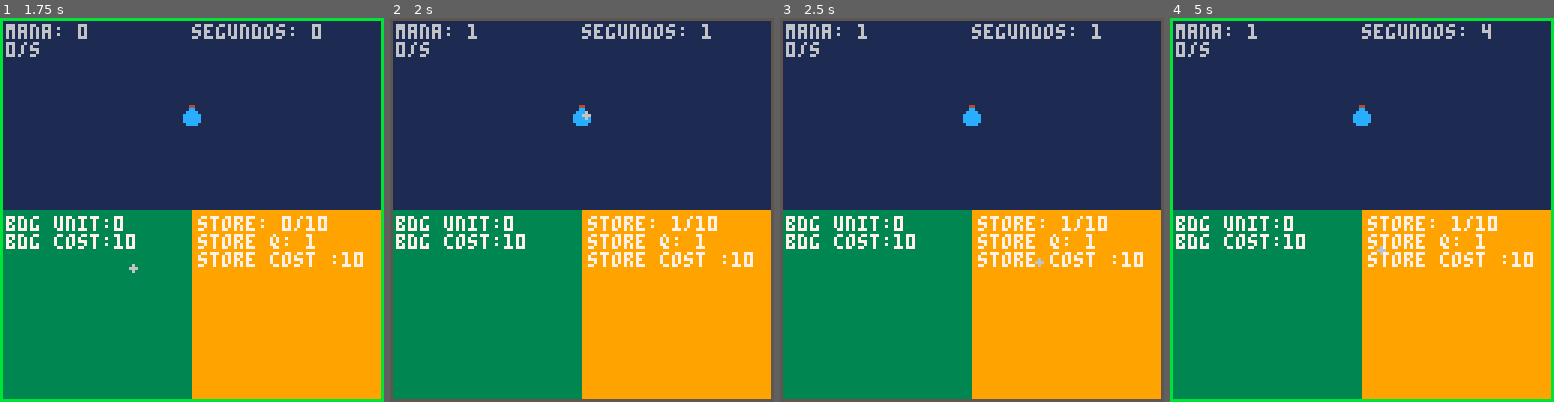
Above: before the commit, frames 1-4 (left to right).
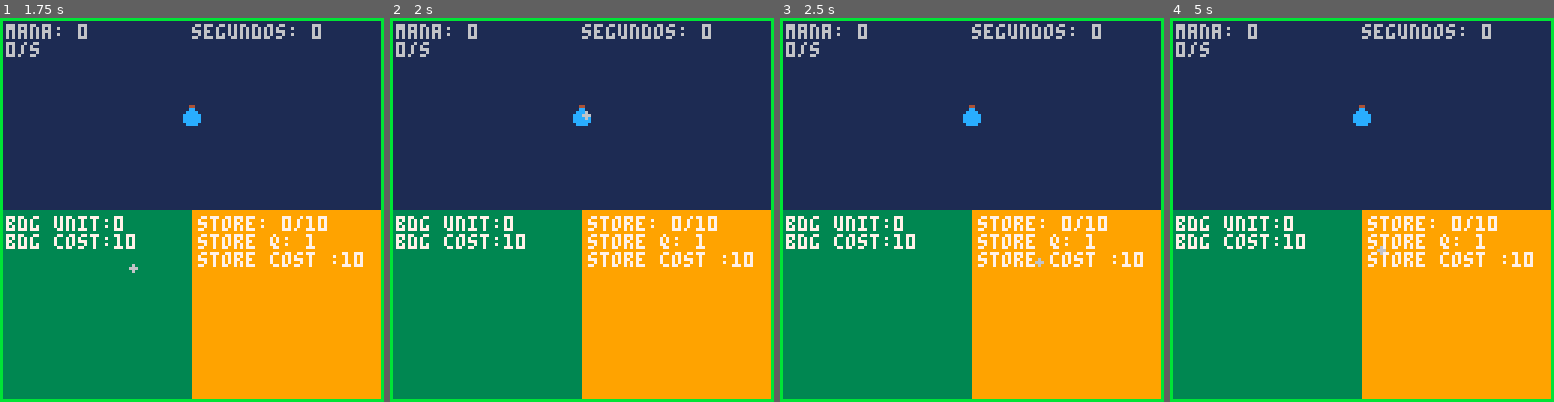
Above: after the commit, the same moments.

Repository: FabianBeltran96/pico-8
Game: PICO-8 cartridge demo/demo.p8
Two runs of this game, one before a commit and one after it. Both use one fixed random seed, a clock stepped at 60 frames per second and the inputs below.
Inputs (mouse positions are in pixels of both pictures, inside the frame that each line leads up to):
- Up to frame 1 (1.75 s): click (69, 121) at 0.67 s; click (130, 267) at 1.22 s
- Up to frame 2 (2 s): click (585, 114) at 1.77 s
- Up to frame 3 (2.5 s): click (1037, 259) at 2.32 s
- Up to frame 4 (5 s): click (1492, 106) at 2.87 s; click (1254, 256) at 3.42 s; click (1315, 102) at 3.97 s; click (1381, 248) at 4.52 s

Frame 1 is identical in both runs. In frame 2, 3.3% of the frame differs, in the area x 0-100%, y 0-100%; in frame 3, 3.3%; in frame 4, 0.2%.

Commit message:
adding .gitignore file

Diff:
--- a/demo/action.lua
+++ b/demo/action.lua
@@ -1,23 +1,25 @@
 function action_init()
-	action_state="enable" -- enable or disable
-	action_time=30
-	action_clock=0
+	action = {
+		state = "enable", -- enable or disable
+		time = 30,
+		clock = 0
+	}
 end
 
 function action_update()
-	if(action_state=="disable")then
-		action_clock+=1
+	if (action.state == "disable") then
+		action.clock += 1
 	end
-	if(action_clock==30)then
-		action_clock=0
-		action_state="enable"
+	if (action.clock == 30) then
+		action.clock = 0
+		action.state = "enable"
 	end
 end
 
 function action_draw()
- if action_state=="enable" then
-		rect(0,0,127,127,11)
+	if action.state == "enable" then
+		rect(0, 0, 127, 127, 11)
 	else
-		rect(0,0,127,127,5)
+		rect(0, 0, 127, 127, 5)
 	end
 end
--- a/demo/building.lua
+++ b/demo/building.lua
@@ -1,53 +1,47 @@
 function building_init()
-
-	building={
-		quantity=0,
-		flag=false,
-		time=0,
-		cost=10	,
+	building = {
+		quantity = 0,
+		flag = false,
+		time = 0,
+		cost = 10
 	}
-
-	building.time=0
-	building.cost=10
 end
 
 function building_update()
+	if stat(34) == 1 and not building.flag then
+		if ((stat(32) >= 0) and (stat(32) <= 64)) then
+			if ((stat(33) >= 64) and (stat(33) <= 128)) then
+				if (mana.quantity >= building.cost) then
+					mana.quantity -= building.cost
+					building.quantity += 1
+					building.flag = true
+					building.cost += 1
+				end
+			end
+		end
+	end
 
-	if stat(34)==1 and not building.flag then
-		if ((stat(32)>=0) and (stat(32)<=64)) then
-			if ((stat(33)>=64) and (stat(33)<=128)) then
-				if(mana.quantity >= building.cost) then
-					mana.quantity-=building.cost
-					building.quantity+=1
-					building.flag=true
-					building.cost+=1
-		 	end
-		 end
-		end
- end
-
-	if stat(34)==0 then
-		building.flag=false
+	if stat(34) == 0 then
+		building.flag = false
 	end
 
 	if (mana.quantity >= store_t) then
-		mana.quantity=store_t
+		mana.quantity = store_t
 		return
 	end
 
-	if (building.quantity > 0 and building.time==0) then
-		mana.quantity+=1*building.quantity
+	if (building.quantity > 0 and building.time == 0) then
+		mana.quantity += 1 * building.quantity
 	end
 
 	if (building.time == 30) then
-		building.time=0
+		building.time = 0
 	else
-		building.time+=1
+		building.time += 1
 	end
-
 end
 
 function building_draw()
-	print("bdg unit:"..building.quantity,2,66,7)
-	print("bdg cost:"..building.cost)
+	print("bdg unit:" .. building.quantity, 2, 66, 7)
+	print("bdg cost:" .. building.cost)
 end
--- a/demo/main.lua
+++ b/demo/main.lua
@@ -1,46 +1,45 @@
 function _init()
-	poke(0x5f2d,1)
+	poke(0x5f2d, 1)
 	action_init()
 	mana_init()
 	building_init()
 	store_init()
 
-
-	clock= 0
+	clock = 0
 	secs = 0
- start_flag=false
+	start_flag = false
 end
 
 function _update()
- mana_update()
- building_update()
- store_update()
- action_update()
+	mana_update()
+	building_update()
+	store_update()
+	action_update()
 
- if(start_flag)then
-		if(clock>=30)then
-			secs+=1
-			clock=0
+	if start_flag then
+		if (clock >= 30) then
+			secs += 1
+			clock = 0
 		end
 	end
 
-	clock+=1
+	clock += 1
 
-	if(mana.quantity>=100)then
-		start_flag=false
+	if (mana.quantity >= 100) then
+		start_flag = false
 	end
 end
 
 function _draw()
 	cls()
 	map()
-	print("segundos: "..secs,64,2)
+	print("segundos: " .. secs, 64, 2)
 
 	mana_draw()
 	building_draw()
 	store_draw()
 	action_draw()
 	printh("test", "log")
---	print(stat(32).."/"..stat(33),stat(32),stat(33))
-	circfill(stat(32),stat(33),1,6)
+	--	print(stat(32).."/"..stat(33),stat(32),stat(33))
+	circfill(stat(32), stat(33), 1, 6)
 end
--- a/demo/mana.lua
+++ b/demo/mana.lua
@@ -1,49 +1,44 @@
 --mana
 function mana_init()
-
-	mana={
-		quantity=0,
-		flag=false,
-		mana_pressed=false,
+	mana = {
+		quantity = 0,
+		flag = false,
+		mana_pressed = false
 	}
-
 end
 
 function mana_update()
-
-	if(storage.isFull) then
-	 return
+	if storage.isFull then
+		return
 	end
 
-	if action_state=="enable" then
-		if stat(34)==1 and not mana.flag then
-			if ((stat(32)>=61) and (stat(32)<=67)) then
-				if ((stat(33)>=29) and (stat(33)<=36)) then
-					mana.quantity+=1
-					mana.flag=true
-					start_flag=true
-					action_state="disable"
+	if action_state == "enable" then
+		if stat(34) == 1 and not mana.flag then
+			if ((stat(32) >= 61) and (stat(32) <= 67)) then
+				if ((stat(33) >= 29) and (stat(33) <= 36)) then
+					mana.quantity += 1
+					mana.flag = true
+					start_flag = true
+					action_state = "disable"
 				else
-					mana.flag=false
+					mana.flag = false
 				end
-		 end
+			end
 		end
 	end
 
-	if stat(34)==0 then
-		mana.flag=false
+	if stat(34) == 0 then
+		mana.flag = false
 	end
-
 end
 
 function mana_draw()
-	if(mana.flag)then
-		spr(1,61,29)
+	if mana.flag then
+		spr(1, 61, 29)
 	else
-	 spr(1,60,28)
+		spr(1, 60, 28)
 	end
 
-
-	print("mana: "..mana.quantity,2,2)
-	print(building.quantity.."/s")
+	print("mana: " .. mana.quantity, 2, 2)
+	print(building.quantity .. "/s")
 end
--- a/demo/storage.lua
+++ b/demo/storage.lua
@@ -1,9 +1,9 @@
 function store_init()
-	storage={
-		units=1,
-		flag=false,
-		isFull=false,
-		flag=false,
+	storage = {
+		units = 1,
+		flag = false,
+		isFull = false,
+		flag = false
 	}
 
 	storage.units = 1
@@ -13,36 +13,34 @@
 end
 
 function store_update()
-
 	store_t = storage.units * 10
 
-	if (mana.quantity>=store_t) then
+	if (mana.quantity >= store_t) then
 		storage.isFull = true
 	else
 		storage.isFull = false
 	end
 
-	if stat(34)==1 and not storage.flag then
-		if ((stat(32)>=64) and (stat(32)<=128)) then
-			if ((stat(33)>=64) and (stat(33)<=128)) then
-				if(mana.quantity >= storage.cost) then
-					mana.quantity-=10
-					storage.units+=1
-					storage.flag=true
-					storage.cost+=1
-		 	end
-		 end
+	if stat(34) == 1 and not storage.flag then
+		if ((stat(32) >= 64) and (stat(32) <= 128)) then
+			if ((stat(33) >= 64) and (stat(33) <= 128)) then
+				if (mana.quantity >= storage.cost) then
+					mana.quantity -= 10
+					storage.units += 1
+					storage.flag = true
+					storage.cost += 1
+				end
+			end
 		end
- end
-
- if stat(34)==0 then
-		storage.flag=false
 	end
 
+	if stat(34) == 0 then
+		storage.flag = false
+	end
 end
 
 function store_draw()
-	print("store: "..mana.quantity.."/"..store_t,66,66)
-	print("store q: "..storage.units)
-	print("store cost :"..storage.cost)
+	print("store: " .. mana.quantity .. "/" .. store_t, 66, 66)
+	print("store q: " .. storage.units)
+	print("store cost :" .. storage.cost)
 end
Not shown, removed: demo/log.p8l
Not shown, added: .gitignore
